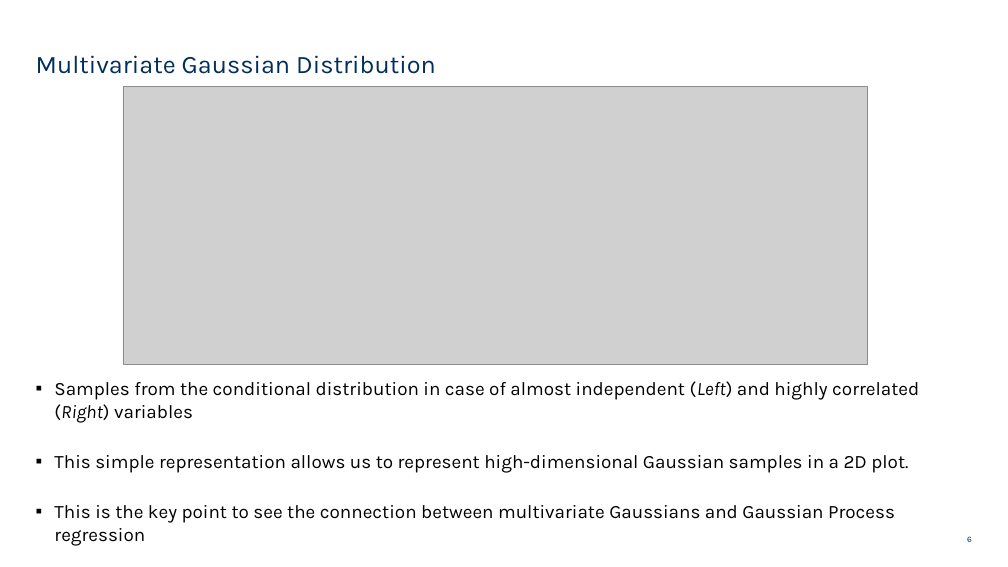
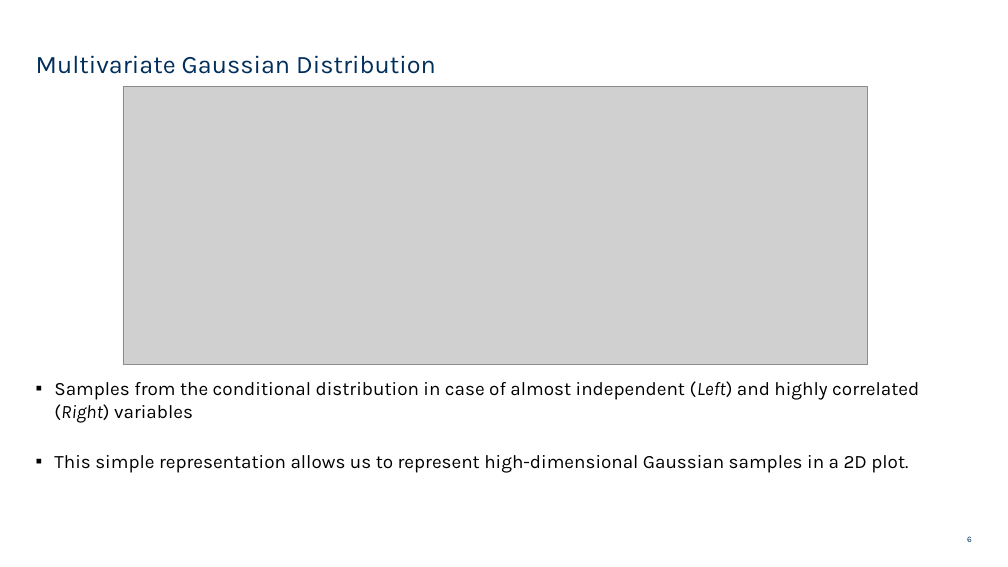
Before and after one commit to holmdk/gaussian_solar_project, a slide deck: slide 6 of presentation/gauss_processes.pptx. Drawn at 1008x567 pixels with LibreOffice and Linux fonts; fonts in the diff are those of the drawing; grey boxes stand for pictures; background and template pictures are left out. Boxes give left, top, right and bottom in pixels: in the first picture for what was removed or moved away, otherwise in the second. Text is boxed around its words. In the diff, an @@ line names an element or a change of style, - is before the commit and + after.

```diff
--- a/presentation/gauss_processes.pptx
+++ b/presentation/gauss_processes.pptx
@@ text at box(54, 505, 895, 546): paragraph removed @@
-▪ This is the key point to see the connection between multivariate Gaussians and Gaussian Process regression
```
Also in this commit, not shown: 1 other slide changed, 1 slide added, 3 slides removed, 34 other files.
